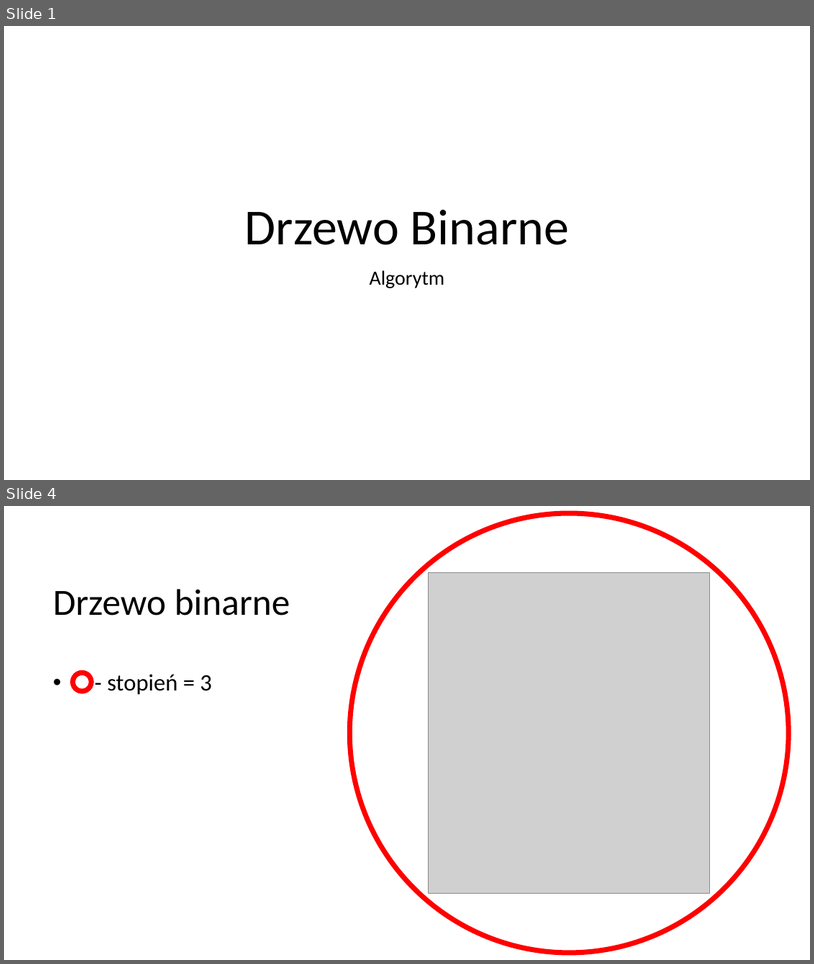
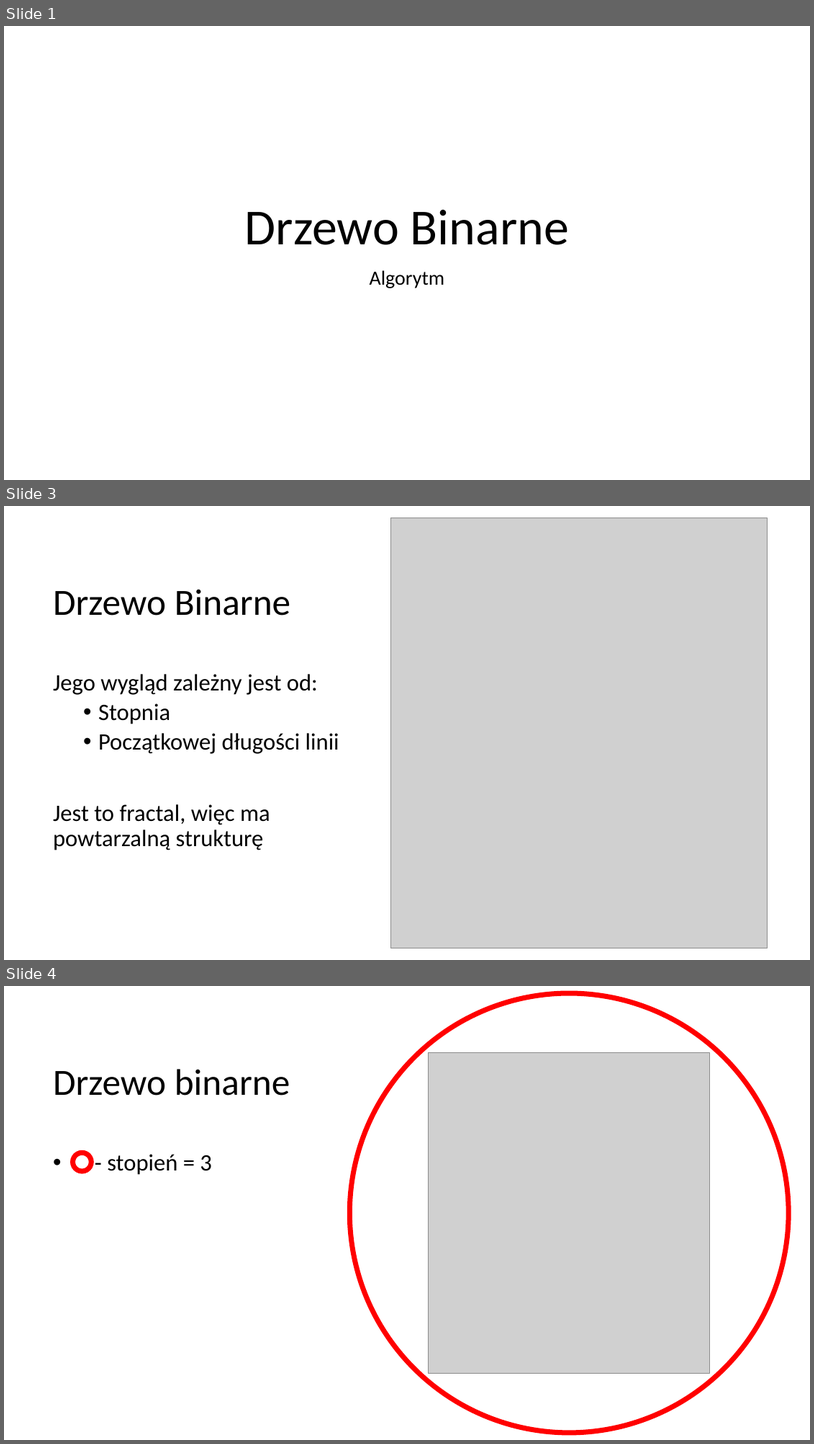
Before and after one commit to blackbat13/CS-HTiEW, a slide deck: Wprowadzenie do rekurencji/III. Wprowadzenie do rekurencji/Drzewo Binarne - algorytm.pptx. Shown one above the other, each under a label of ours: slides 1 and 4 before the commit, slides 1, 3 and 4 after it; the slides between them are not shown. The pictures are 814x964 and 814x1444 pixels, drawn with LibreOffice and Linux fonts; fonts in the diff are those of the drawing; grey boxes stand for pictures. Boxes give left, top, right and bottom in pixels: in the first picture for what was removed or moved away, otherwise in the second. Text is boxed around its words. In the diff, an @@ line names an element or a change of style, - is before the commit and + after.

```diff
--- a/Wprowadzenie do rekurencji/III. Wprowadzenie do rekurencji/Drzewo Binarne - algorytm.pptx
+++ b/Wprowadzenie do rekurencji/III. Wprowadzenie do rekurencji/Drzewo Binarne - algorytm.pptx
@@ slide 3 added at [4,506,810,960], background #FFFFFF @@
@@ picture added at [391,518,768,947] @@
@@ title added at [53,589,291,615], 44 pt, text #000000 @@
+Drzewo Binarne
@@ text added at [53,674,340,850], 28 pt, text #000000 @@
+Jego wygląd zależny jest od:
+  • Stopnia
+  • Początkowej długości linii
+Jest to fractal, więc ma powtarzalną strukturę
```
Also in this commit, not shown: 6 slides changed.
